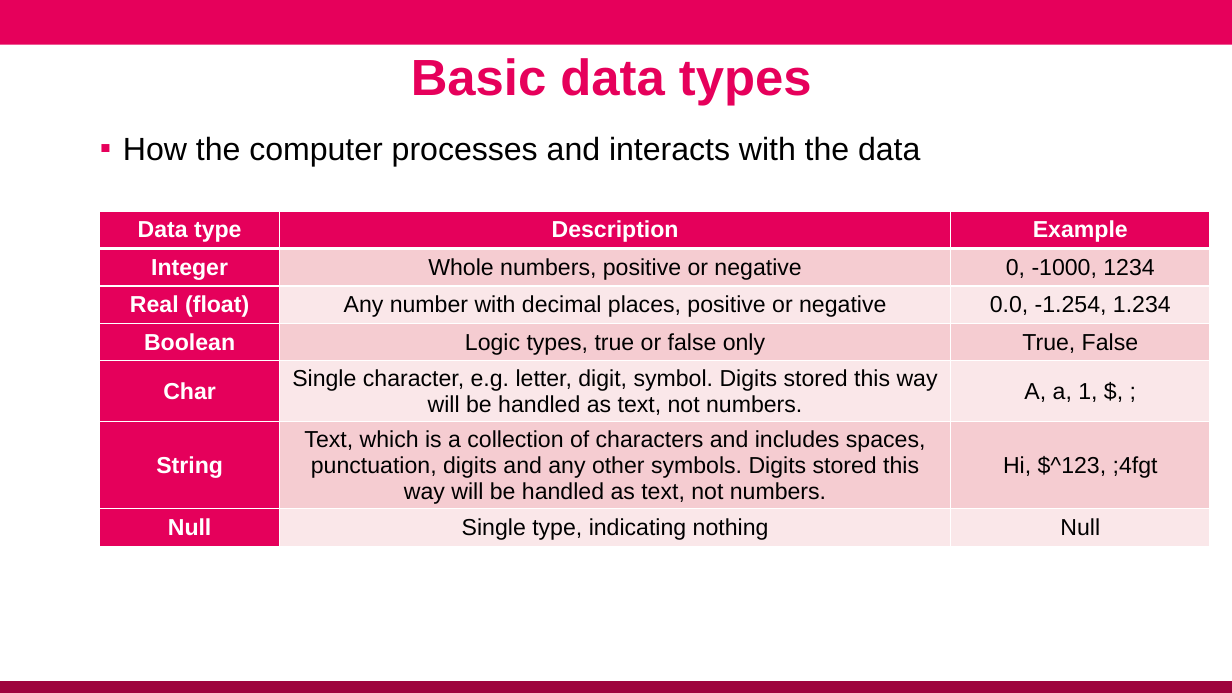
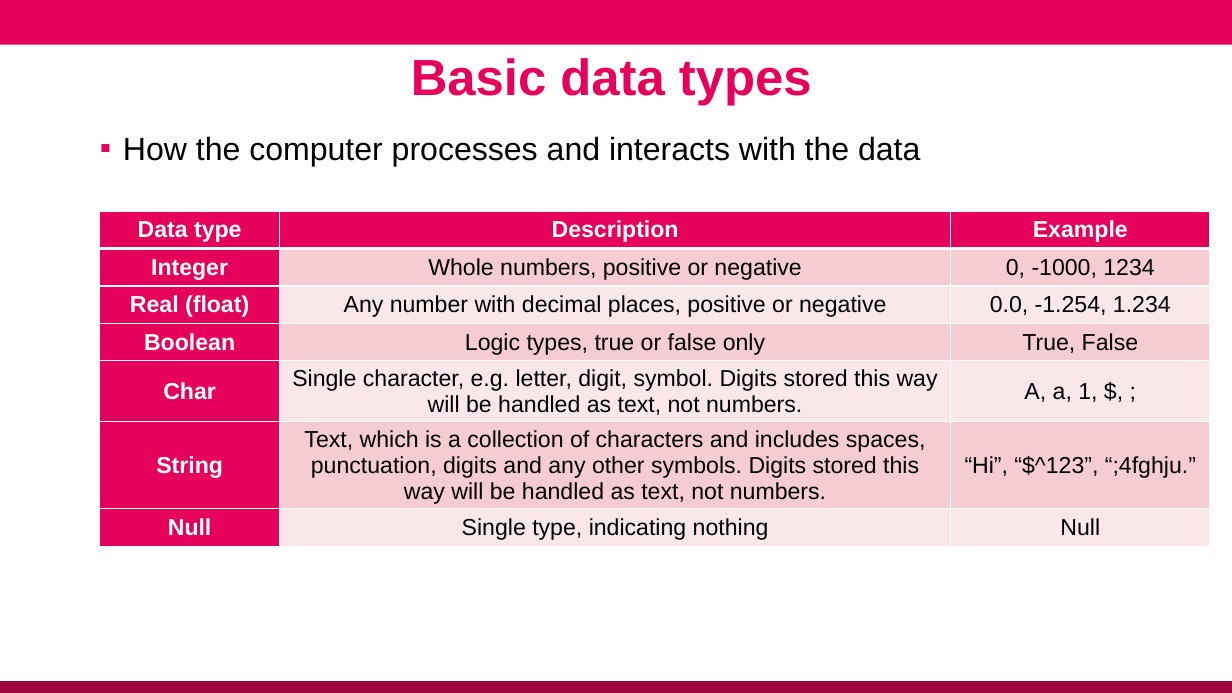
Before and after one commit to conmeehan/conmeehan.github.io, a slide deck: slide 4 of PathogenDataCourse/SlideSets/ConceptsInComputerProgramming.pptx. Drawn at 1232x693 pixels with LibreOffice and Linux fonts; fonts in the diff are those of the drawing; background and template pictures are left out. Boxes give left, top, right and bottom in pixels: in the first picture for what was removed or moved away, otherwise in the second. Text is boxed around its words. In the diff, an @@ line names an element or a change of style, - is before the commit and + after.

```diff
--- a/PathogenDataCourse/SlideSets/ConceptsInComputerProgramming.pptx
+++ b/PathogenDataCourse/SlideSets/ConceptsInComputerProgramming.pptx
@@ table at [100, 211, 1210, 555] @@
-row 6, column 3: Hi, $^123, ;4fgt
+row 6, column 3: “Hi”, “$^123”, “;4fghju.”
```
Also in this commit, not shown: 3 other slides changed, 1 slide added, 1 slide removed, 3 other files.
